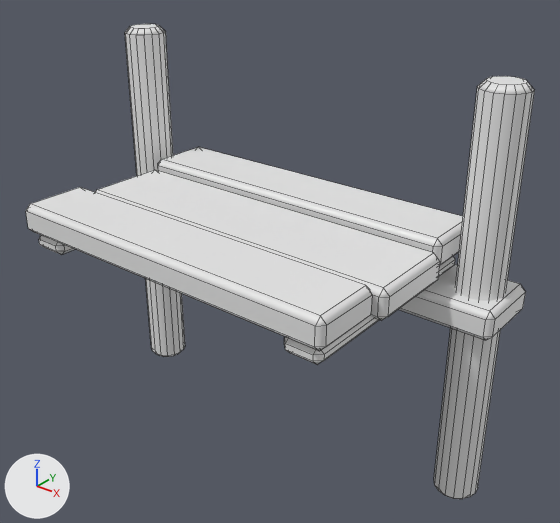
Before and after pictures for a commit that changed the FBX model CrashCourse/Assets/ART_Assets/Platforms/Small/M_Small_Cap.fbx.
The view is the same before and after, from a 50 mm lens placed at (82.79, 24.73, 2.66), pointed at (79.19, 29.24, -0.13). Arrows for +X, +Y and +Z are at lower left; the lights stay in place. The picture after the commit comes second. Mesh edges are drawn as thin lines. Where no turn or scale is listed for an object, it has been applied to the vertices.

The first picture shows 'M_Small_Cap'.
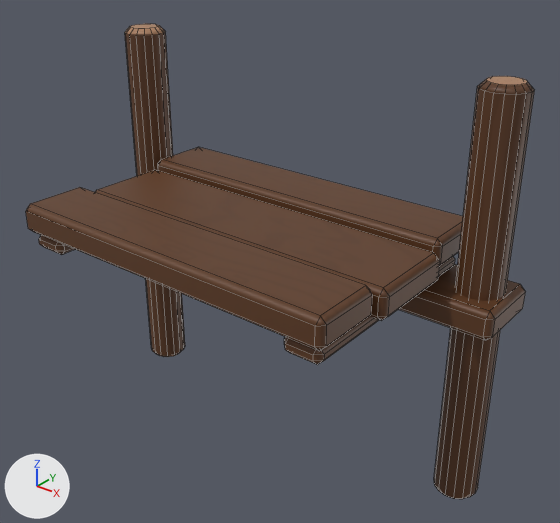
What differs and where, as boxes [x1, y1, x2, y2] in the pictures (560 x 523 px):
```json
{"object": "M_Small_Cap", "change": "recoloured", "before": [26, 24, 535, 499], "after": [26, 24, 535, 499], "on screen": "white to brown"}
```

Edits to the scene script, one JSON object a line:
```json
{"op": "add", "block": "img_row_1_uv_png", "code": ["img_row_1_uv_png = load_image('Row_1_UV.png', '../Textures/Row_1_UV.png', 1024, 1024, 'sRGB')"]}
{"op": "add", "block": "mat_row_1", "code": ["mat_row_1 = principled_material('Row_1')", "mat_row_1.texture = img_row_1_uv_png"]}
{"block": "me_cube_712", "where": "me_cube_712.from_pydata(...)  # 272 vertices, 256 faces; spans x -2.02..1.98, y -1.02..1.03, z -2.18..1.3"}
{"op": "add", "block": "me_cube_712", "code": "me_cube_712.materials.append(mat_row_1)  # picture img_row_1_uv_png"}
```
